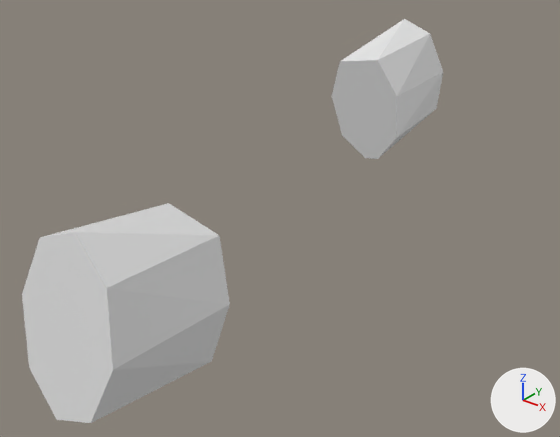
The OBJ model data/model/meeting_shirt.obj: old version first, new version second.
Rendered twice from a camera (50 mm lens) standing at (0.92, -1.144, 0.938) and looking at (0.012, -0.009, 0.234). The axes (+X, +Y, +Z) are drawn at lower right. The lights are the same throughout. Where no turn or scale is listed for an object, it has been applied to the vertices.

Objects in the first picture: 'shirt_l_Cylinder.003', 'shirt_r_Cylinder'.
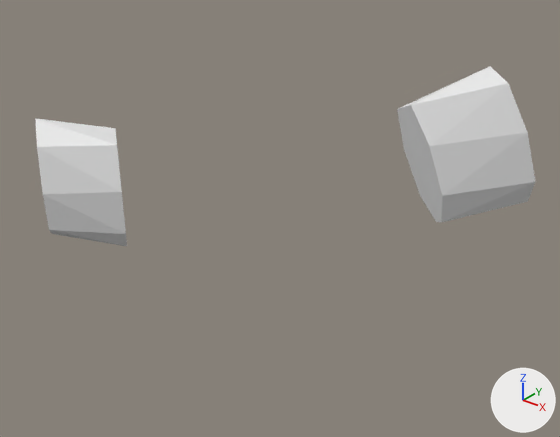
Where the change shows, as pixel boxes [x1, y1, x2, y2] in the pictures (560 x 437 px):
'shirt_l_Cylinder.003', reshaped (33% narrower, 29% shorter)
    before: [22, 203, 230, 423]
    after: [397, 66, 535, 222]
'shirt_r_Cylinder', reshaped (17% narrower, 9% shorter)
    before: [332, 19, 443, 159]
    after: [35, 118, 127, 246]

Edits to the bpy script that builds the scene:
```text
Change me_shirt_l_cylinder_003:
    where me_shirt_l_cylinder_003.from_pydata(...)  # 16 vertices, 18 faces; spans x 0.069..0.258, y -0.676..-0.413, z 0.179..0.498
    me_shirt_l_cylinder_003 part 1
    me_shirt_l_cylinder_003.vertices[0].co: (0.176, -0.625, 0.498) -> (0.305, 0.284, 0.543)  # pixel (74, 232) -> pixel (490, 66)
    me_shirt_l_cylinder_003.vertices[1].co: (0.12, -0.413, 0.446) -> (0.179, 0.206, 0.459)  # pixel (168, 203) -> pixel (410, 104)
    me_shirt_l_cylinder_003.vertices[2].co: (0.106, -0.631, 0.47) -> (0.356, 0.259, 0.524)  # pixel (39, 237) -> pixel (508, 83)
    me_shirt_l_cylinder_003.vertices[3].co: (0.071, -0.428, 0.365) -> (0.236, 0.193, 0.387)  # not seen -> pixel (429, 146)
    me_shirt_l_cylinder_003.vertices[4].co: (0.069, -0.649, 0.377) -> (0.409, 0.251, 0.439)  # pixel (21, 294) -> pixel (527, 132)
    me_shirt_l_cylinder_003.vertices[5].co: (0.075, -0.448, 0.257) -> (0.27, 0.201, 0.285)  # not seen -> pixel (442, 195)
    me_shirt_l_cylinder_003.vertices[6].co: (0.087, -0.667, 0.273) -> (0.434, 0.264, 0.339)  # pixel (29, 367) -> pixel (535, 181)
    me_shirt_l_cylinder_003.vertices[7].co: (0.13, -0.459, 0.186) -> (0.263, 0.226, 0.212)  # not seen -> pixel (441, 222)
    me_shirt_l_cylinder_003.vertices[8].co: (0.15, -0.676, 0.219) -> (0.416, 0.291, 0.282)  # pixel (56, 419) -> pixel (527, 201)
    me_shirt_l_cylinder_003.vertices[9].co: (0.167, -0.46, 0.179) -> (0.244, 0.24, 0.202)  # not seen -> pixel (436, 222)
    me_shirt_l_cylinder_003.vertices[10].co: (0.221, -0.67, 0.247) -> (0.365, 0.315, 0.301)  # pixel (90, 423) -> not seen
    me_shirt_l_cylinder_003.vertices[11].co: (0.232, -0.451, 0.227) -> (0.189, 0.261, 0.24)  # pixel (211, 361) -> pixel (420, 195)
    me_shirt_l_cylinder_003.vertices[12].co: (0.258, -0.652, 0.34) -> (0.311, 0.323, 0.386)  # pixel (112, 370) -> not seen
    me_shirt_l_cylinder_003.vertices[13].co: (0.257, -0.432, 0.329) -> (0.139, 0.264, 0.335)  # pixel (229, 304) -> pixel (404, 150)
    me_shirt_l_cylinder_003.vertices[14].co: (0.239, -0.634, 0.444) -> (0.286, 0.31, 0.486)  # pixel (106, 288) -> not seen
    me_shirt_l_cylinder_003.vertices[15].co: (0.225, -0.415, 0.425) -> (0.125, 0.246, 0.429)  # pixel (219, 235) -> pixel (396, 108)
Change me_shirt_r_cylinder:
    where me_shirt_r_cylinder.from_pydata(...)  # 16 vertices, 18 faces; spans x -0.145..0.044, y 0.37..0.633, z 0.222..0.542
    me_shirt_r_cylinder part 2
    me_shirt_r_cylinder.vertices[0].co: (-0.063, 0.582, 0.542) -> (-0.526, -0.2, 0.389)  # pixel (404, 18) -> pixel (35, 118)
    me_shirt_r_cylinder.vertices[1].co: (-0.005, 0.37, 0.488) -> (-0.38, -0.099, 0.37)  # pixel (377, 60) -> pixel (115, 128)
    me_shirt_r_cylinder.vertices[2].co: (0.008, 0.589, 0.513) -> (-0.565, -0.168, 0.354)  # pixel (430, 33) -> not seen
    me_shirt_r_cylinder.vertices[3].co: (0.043, 0.386, 0.407) -> (-0.403, -0.08, 0.283)  # pixel (396, 96) -> pixel (118, 160)
    me_shirt_r_cylinder.vertices[4].co: (0.044, 0.606, 0.42) -> (-0.581, -0.155, 0.256)  # pixel (443, 71) -> not seen
    me_shirt_r_cylinder.vertices[5].co: (0.038, 0.405, 0.3) -> (-0.394, -0.087, 0.175)  # pixel (396, 137) -> pixel (123, 205)
    me_shirt_r_cylinder.vertices[6].co: (0.025, 0.625, 0.316) -> (-0.564, -0.169, 0.152)  # pixel (436, 108) -> not seen
    me_shirt_r_cylinder.vertices[7].co: (-0.017, 0.417, 0.229) -> (-0.357, -0.116, 0.109)  # pixel (377, 158) -> pixel (126, 239)
    me_shirt_r_cylinder.vertices[8].co: (-0.038, 0.633, 0.262) -> (-0.523, -0.201, 0.105)  # not seen -> pixel (52, 233)
    me_shirt_r_cylinder.vertices[9].co: (-0.054, 0.417, 0.222) -> (-0.335, -0.134, 0.106)  # pixel (365, 158) -> pixel (127, 246)
    me_shirt_r_cylinder.vertices[10].co: (-0.109, 0.626, 0.291) -> (-0.484, -0.234, 0.14)  # not seen -> pixel (49, 230)
    me_shirt_r_cylinder.vertices[11].co: (-0.119, 0.407, 0.27) -> (-0.299, -0.163, 0.161)  # pixel (342, 135) -> pixel (125, 233)
    me_shirt_r_cylinder.vertices[12].co: (-0.145, 0.609, 0.384) -> (-0.468, -0.247, 0.238)  # not seen -> pixel (42, 194)
    me_shirt_r_cylinder.vertices[13].co: (-0.143, 0.389, 0.372) -> (-0.292, -0.17, 0.266)  # pixel (331, 96) -> pixel (121, 191)
    me_shirt_r_cylinder.vertices[14].co: (-0.126, 0.591, 0.488) -> (-0.485, -0.233, 0.342)  # not seen -> pixel (36, 146)
    me_shirt_r_cylinder.vertices[15].co: (-0.11, 0.372, 0.469) -> (-0.317, -0.15, 0.361)  # pixel (339, 61) -> pixel (117, 145)
```
